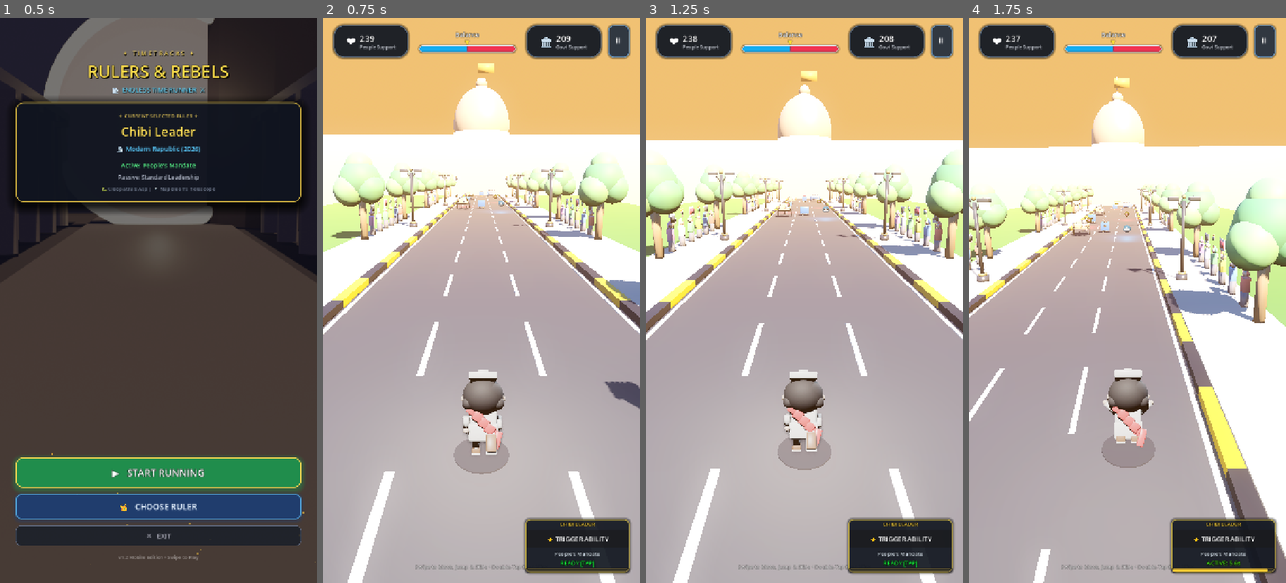
Above: before the commit, frames 1-4 (left to right).
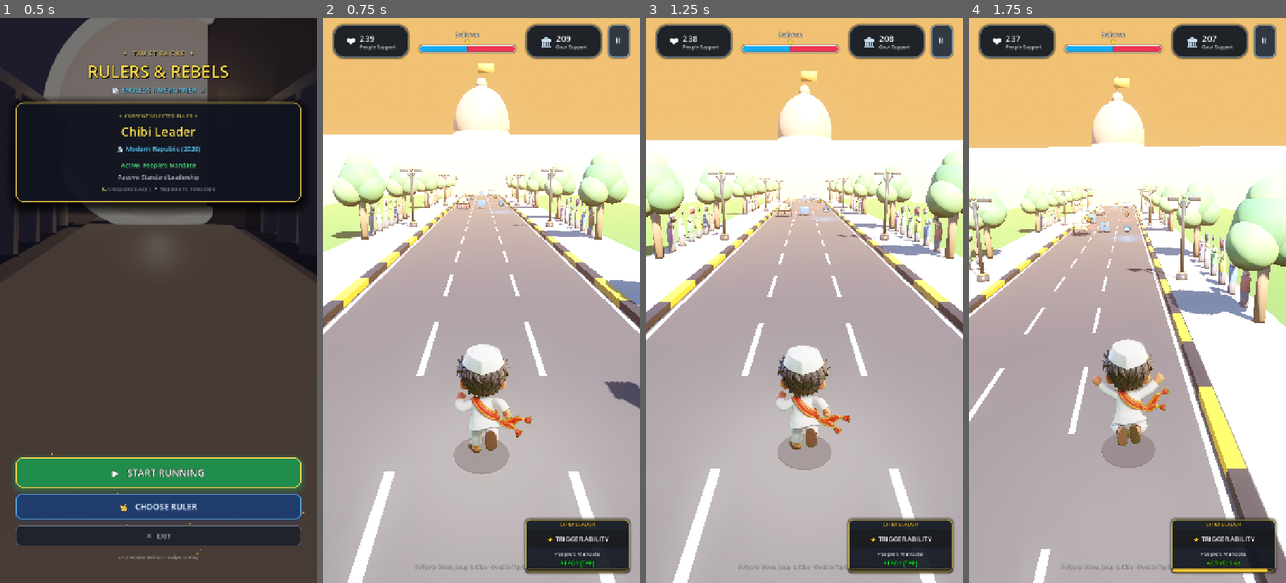
Above: after the commit, the same moments.

Repository: ce-subhash/history_turner
Game: Godot game, scene res://scenes/ui/MainMenu.tscn
Same seed, same stepped clock (60 frames per second), same inputs: the game is played once before the commit and once after it.
Inputs (mouse positions are in pixels of both pictures, inside the frame that each line leads up to):
- Up to frame 1 (0.5 s): no input
- Up to frame 2 (0.75 s): click "▶ START RUNNING" at 0.5 s
- Up to frame 3 (1.25 s): no input
- Up to frame 4 (1.75 s): tap Enter at 1.25 s; move the mouse to (1197, 272) at 1.27 s; hold D from 1.28 s (still down); tap E at 1.35 s; click (1197, 272) at 1.42 s; tap Space at 1.52 s

Frame 1 is identical in both runs. In frame 2, 2.5% of the frame differs, in the area x 41-66%, y 57-78%; in frame 3, 2.3%; in frame 4, 2.4%.

Commit message:
Character added

Diff:
--- a/project.godot
+++ b/project.godot
@@ -30,6 +30,8 @@
 
 window/size/viewport_width=720
 window/size/viewport_height=1280
+window/size/window_width_override=450
+window/size/window_height_override=800
 window/stretch/mode="canvas_items"
 window/stretch/aspect="expand"
 window/handheld/orientation=1
--- a/scripts/player/PlayerController.gd
+++ b/scripts/player/PlayerController.gd
@@ -694,8 +694,8 @@
 	character_sprite.texture = run1_texture
 	character_sprite.centered = true
 	character_sprite.offset = Vector2.ZERO
-	character_sprite.alpha_cut = Sprite3D.ALPHA_CUT_DISCARD
-	character_sprite.alpha_scissor_threshold = 0.5
+	character_sprite.alpha_cut = Sprite3D.ALPHA_CUT_DISABLED
+	character_sprite.texture_filter = BaseMaterial3D.TEXTURE_FILTER_LINEAR_WITH_MIPMAPS
 	character_sprite.cast_shadow = GeometryInstance3D.SHADOW_CASTING_SETTING_OFF
 	character_sprite.billboard = BaseMaterial3D.BILLBOARD_DISABLED
 
@@ -769,10 +769,10 @@
 	if is_sliding:
 		character_sprite.texture = char_data["slide"]
 		var slide_tex_h: float = float(char_data["slide"].get_height())
-		character_sprite.pixel_size = DEFAULT_HEIGHT / slide_tex_h
-		character_sprite.position.y = 0.42
+		character_sprite.pixel_size = 0.98 / slide_tex_h
+		character_sprite.position.y = 0.48
 		character_sprite.position.x = 0.0
-		character_sprite.rotation_degrees.x = -4.0
+		character_sprite.rotation_degrees.x = -16.0
 		return
 
 	# State 3: Airborne Jump Leap (Only when genuinely in the air or launching)
Binary file changed: assets/sprites/characters/chibi_rear_jump.png
Binary file changed: assets/sprites/characters/chibi_rear_run1.png
Binary file changed: assets/sprites/characters/chibi_rear_run2.png
Binary file changed: assets/sprites/characters/chibi_rear_slide.png
